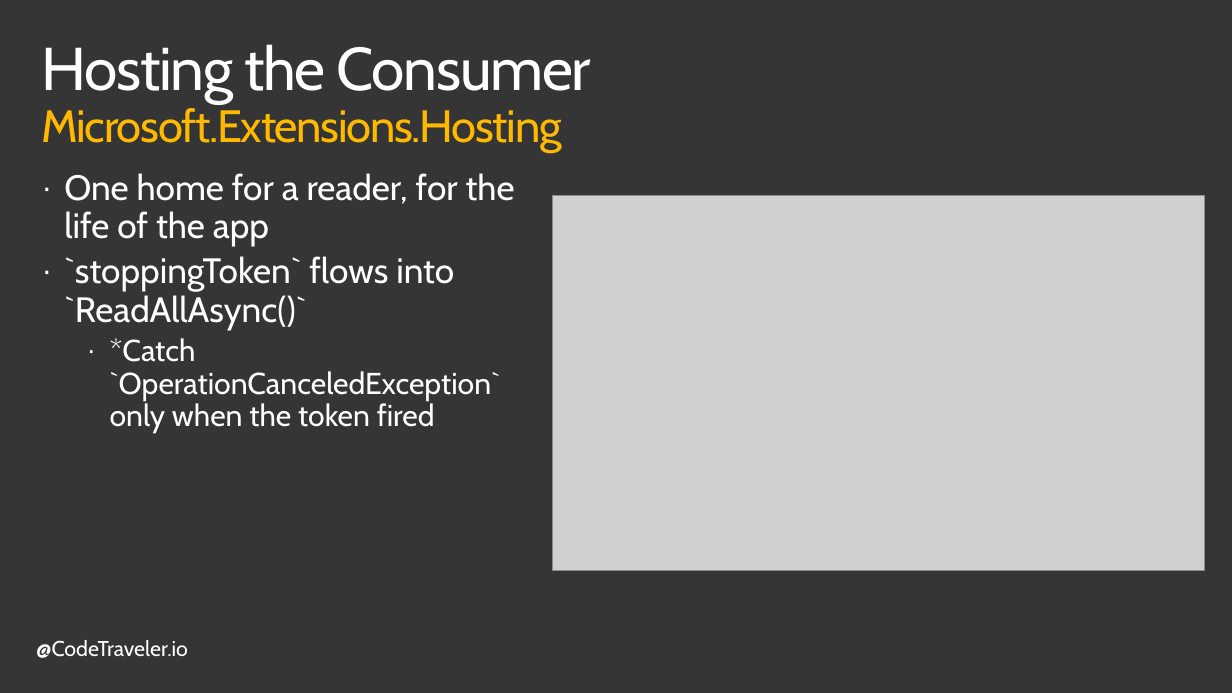
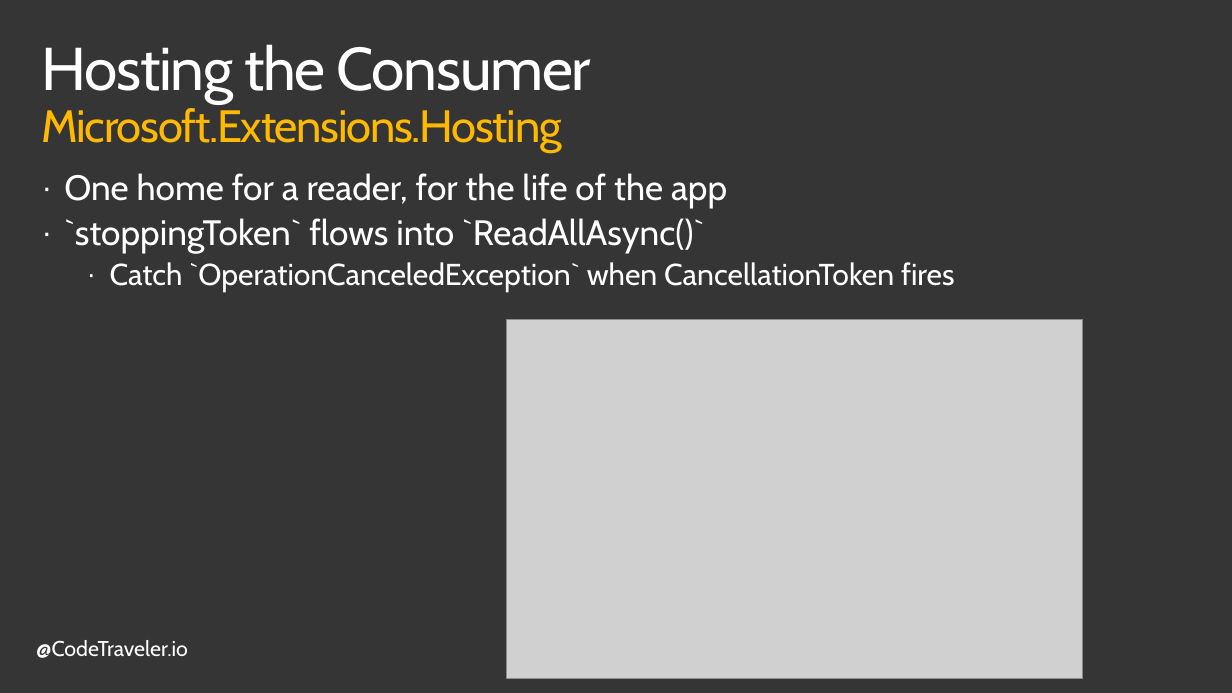
Before and after one commit to TheCodeTraveler/BecomeAnExpertWithAsyncAwait, a slide deck: slide 11 of 9. Channels/Channels.pptx (slide 15 before the commit). Drawn at 1232x693 pixels with LibreOffice and Linux fonts; fonts in the diff are those of the drawing; grey boxes stand for pictures; background and template pictures are left out. Boxes give left, top, right and bottom in pixels: in the first picture for what was removed or moved away, otherwise in the second. Text is boxed around its words. In the diff, an @@ line names an element or a change of style, - is before the commit and + after.

```diff
--- a/9. Channels/Channels.pptx
+++ b/9. Channels/Channels.pptx
@@ text at bbox=[110, 262, 955, 292]: text changed @@
-    · *Catch `OperationCanceledException` only when the token fired
+    · Catch `OperationCanceledException` when CancellationToken fires
@@ picture: place and size @@
-picture at bbox=[553, 196, 1205, 571]
+picture at bbox=[506, 320, 1083, 679]
```
Also in this commit, not shown: 7 other slides changed, 1 slide added, 6 slides removed.
